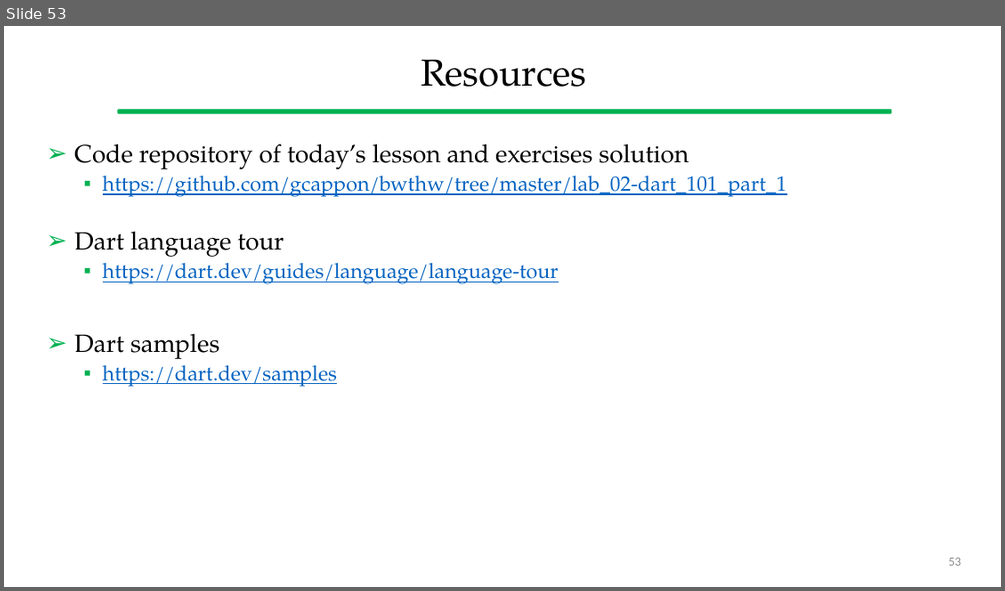
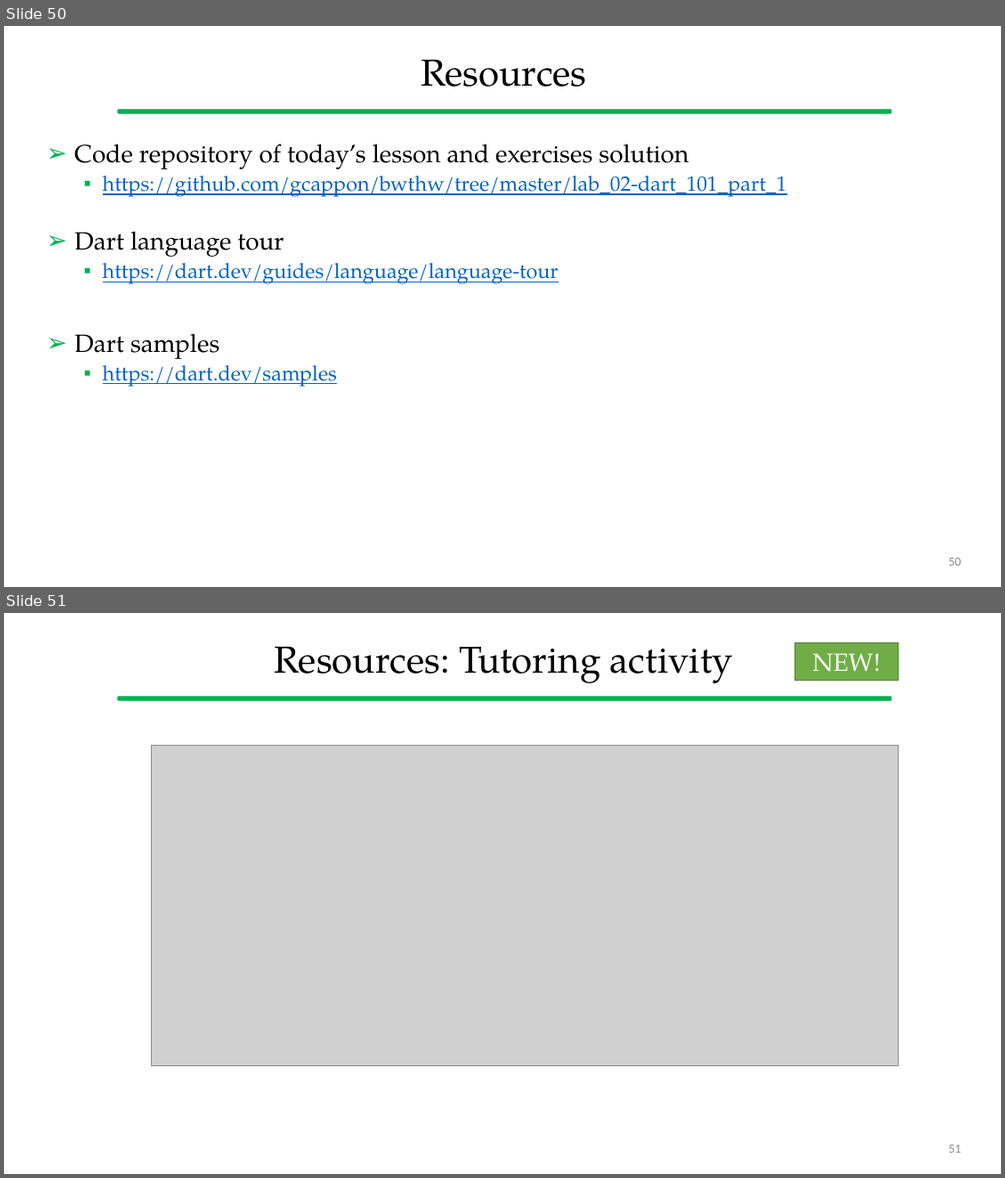
Before and after one commit to gcappon/bwthw, a slide deck: lab_02-dart_101_part_1/lab_02-dart_101_part_1.pptx. Shown one above the other, each under a label of ours: slide 53 before the commit, slides 50 and 51 after it. The pictures are 1005x591 and 1005x1178 pixels, drawn with LibreOffice and Linux fonts; fonts in the diff are those of the drawing; grey boxes stand for pictures. Boxes give left, top, right and bottom in pixels: in the first picture for what was removed or moved away, otherwise in the second. Text is boxed around its words. In the diff, an @@ line names an element or a change of style, - is before the commit and + after.

Commit message:
[master] added tutoring calendar + fixed lesson 2

```diff
--- a/lab_02-dart_101_part_1/lab_02-dart_101_part_1.pptx
+++ b/lab_02-dart_101_part_1/lab_02-dart_101_part_1.pptx
@@ slide 51 added at box(4, 613, 1001, 1174), background #FFFFFF; not listed: 1 template element that a slide beside it also shows @@
@@ title added at box(275, 646, 733, 683), 36 pt, text #000000 @@
+Resources: Tutoring activity
@@ rectangle added at box(795, 643, 898, 681), fill #70AD47, outline #538035 1 pt, 24 pt, text #FFFFFF @@
+NEW!
@@ picture added at box(152, 745, 898, 1065) @@
@@ page number added at box(948, 1144, 961, 1152), 12 pt, text #8C8C8C @@
+51
@@ what was slide 53 is now slide 50 @@
@@ page number at box(948, 557, 961, 565): text changed @@
-53
+50
```
Also in this commit, not shown: 11 slides changed, 3 slides removed, 2 other files.
